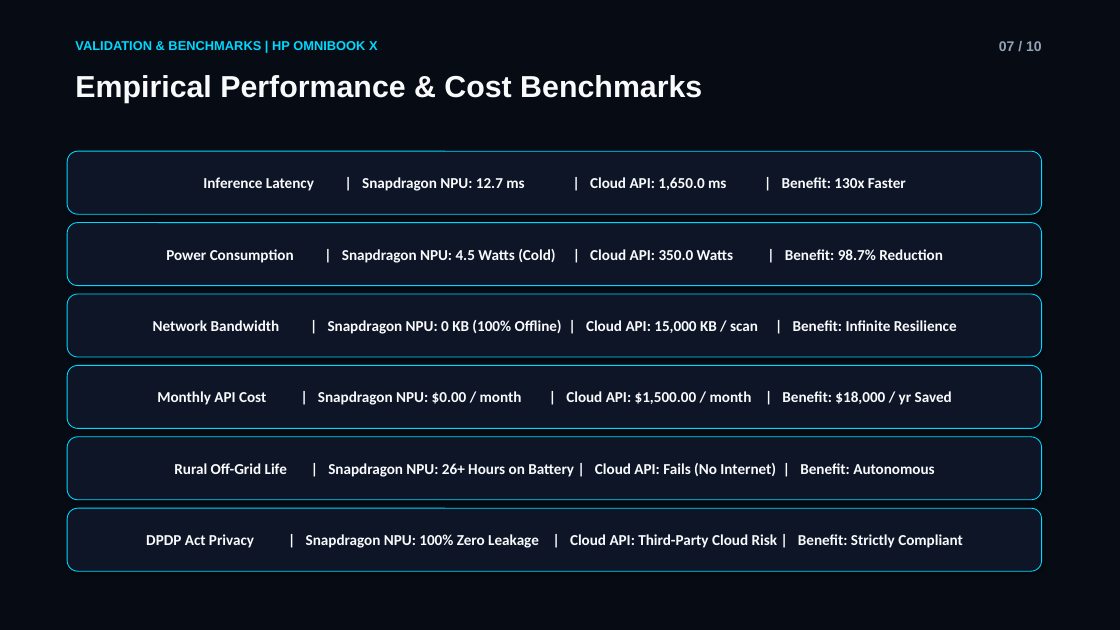
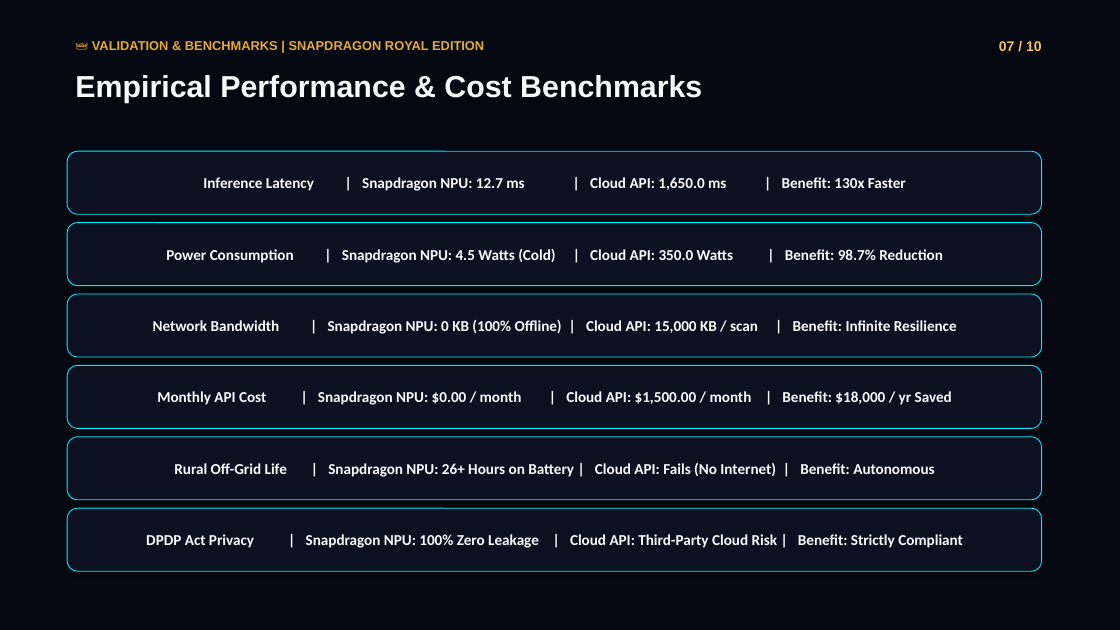
Before and after one commit to Advik123987/omnicare-snapdragon-ai, a slide deck: slide 7 of submission_files/OmniCare_AI_Snapdragon_Pitch_Presentation.pptx. Drawn at 1120x630 pixels with LibreOffice and Linux fonts; fonts in the diff are those of the drawing. Boxes give left, top, right and bottom in pixels: in the first picture for what was removed or moved away, otherwise in the second. Text is boxed around its words. In the diff, an @@ line names an element or a change of style, - is before the commit and + after.

```diff
--- a/submission_files/OmniCare_AI_Snapdragon_Pitch_Presentation.pptx
+++ b/submission_files/OmniCare_AI_Snapdragon_Pitch_Presentation.pptx
@@ rectangle at box(0, 0, 1120, 630): fill #070B14 to #050811; outline #070B14 0.75 pt to #050811 0.75 pt @@
@@ text at box(92, 41, 484, 50): text changed; text colour #00D9FF to #E5A93C @@
-VALIDATION & BENCHMARKS | HP OMNIBOOK X
+👑 VALIDATION & BENCHMARKS | SNAPDRAGON ROYAL EDITION
@@ text "07 / 10" at box(999, 41, 1042, 51): text colour #94A3B8 to #F5C563 @@
@@ fill #0D1526 to #0B1120; outline #00D9FF 0.75 pt to #00F0FF 0.75 pt in 6 elements at box(67, 151, 1042, 214), box(67, 223, 1042, 286), box(67, 294, 1042, 357), box(67, 365, 1042, 429), box(67, 437, 1042, 500), box(67, 508, 1042, 571) @@
```
Also in this commit, not shown: 9 other slides changed, 16 other files.
